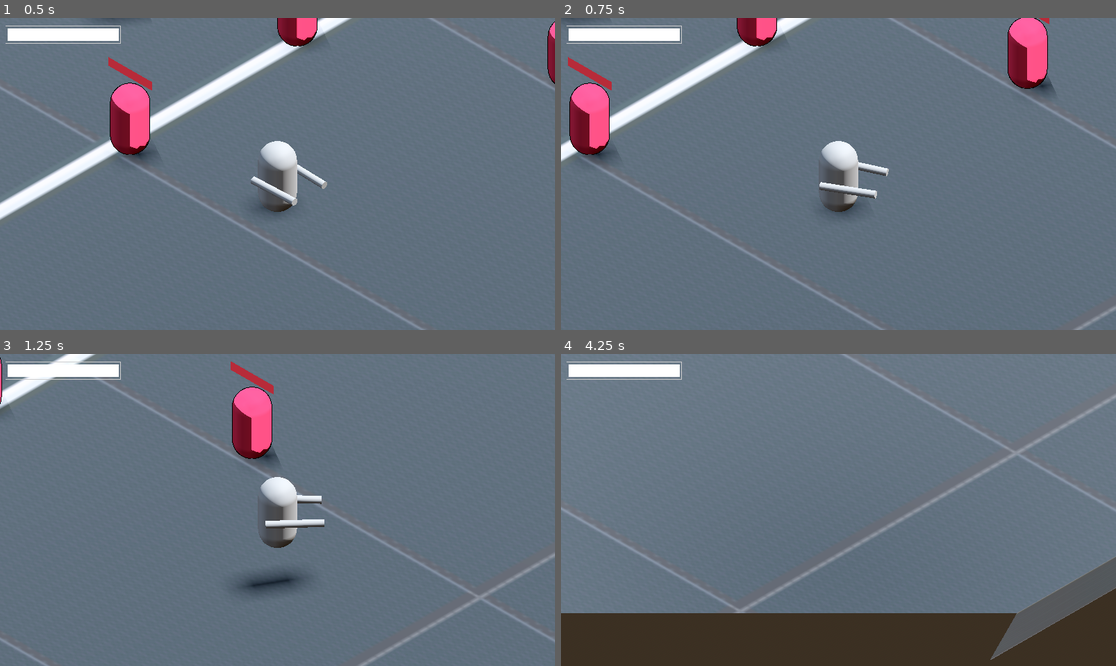
Above: before the commit, frames 1-4 (two rows, left to right).
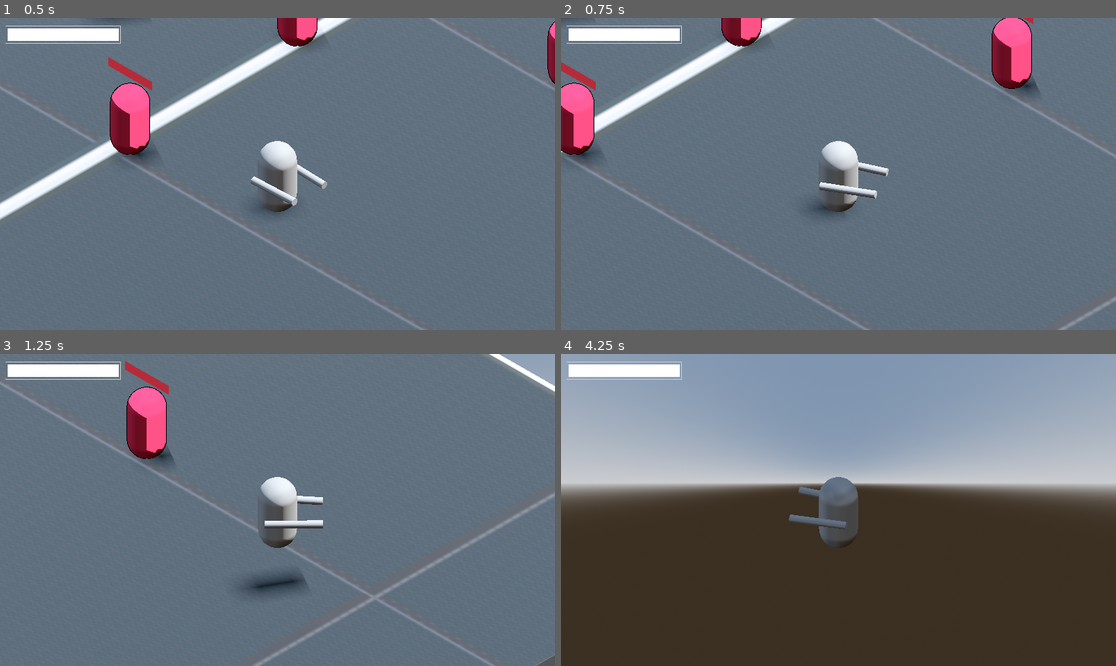
Above: after the commit, the same moments.

Repository: yashGhela/blame
Game: Godot game, scene res://levels/lab.tscn
The game is run twice, just before and just after one commit, with the same random seed, the same clock (stepped at 60 frames per second) and the same inputs. The project has no main scene, so this scene is started directly.
Inputs (mouse positions are in pixels of both pictures, inside the frame that each line leads up to):
- Up to frame 1 (0.5 s): no input
- Up to frame 2 (0.75 s): tap Enter at 0.5 s; move the mouse to (960, 158) at 0.52 s; hold D (right) from 0.53 s (still down); right-click (960, 158) at 0.6 s
- Up to frame 3 (1.25 s): keep holding D (right); tap Space (jump) at 0.77 s
- Up to frame 4 (4.25 s): move the mouse to (727, 525) at 1.27 s; release D (right) at 1.28 s; hold S (back) 1.28-2.03 s; right-click (727, 525) at 1.35 s; tap Space (jump) at 1.52, 3.02, 3.77 s; move the mouse to (894, 441) at 2.02 s; hold D (right) 2.03-2.78 s; click (894, 441) at 2.1 s; right-click (894, 441) at 2.3 s; move the mouse to (810, 572) at 2.77 s; hold W (forward) 2.78-3.53 s; tap E (interact) at 2.85 s; right-click (810, 572) at 3.05 s; move the mouse to (1005, 556) at 3.52 s; hold A (left) from 3.53 s (still down); tap Q (snap) at 3.6 s; right-click (1005, 556) at 3.8 s

Frame 1 is identical in both runs. In frame 2, 8.3% of the frame differs, in the area x 0-100%, y 0-100%; in frame 3, 7.5%; in frame 4, 81%, in the area x 0-100%, y 0-98%.

Commit message:
adding phase conditions

Diff:
--- a/scripts/player.gd
+++ b/scripts/player.gd
@@ -8,7 +8,7 @@
 
 @export var hit_pull_distance := 1.0
 @export var hit_pull_speed := 8.0
-
+@export var is_phasing:=false
 
 @onready var health_bar: ProgressBar = $"CanvasLayer/health bar"
 @onready var body: MeshInstance3D = $body
@@ -19,8 +19,8 @@
 @onready var enemy_detector: Node = $EnemyDetector
 
 
-const DASH_SPEED = 15.0
-const DASH_DURATION = 0.3
+const DASH_SPEED = 18.0
+const DASH_DURATION = 0.5
 
 const SNAP_COOLDOWN=1.5
 var snap_cooldown = false
@@ -106,6 +106,7 @@
 		# Handle dash
 	if Input.is_action_just_pressed("dash") and not is_dashing:
 		is_dashing = true
+		is_phasing=true
 		dash_timer = DASH_DURATION
 		var input_dir := Input.get_vector("left", "right", "forward", "back")
 		var iso_forward = Vector3(1, 0, 1).normalized()
@@ -126,6 +127,7 @@
 		dash_timer -= delta
 		if dash_timer <= 0:
 			is_dashing = false
+			is_phasing=false
 			# Reset velocity or keep current speed
 			velocity.x = 0
 			velocity.z = 0
